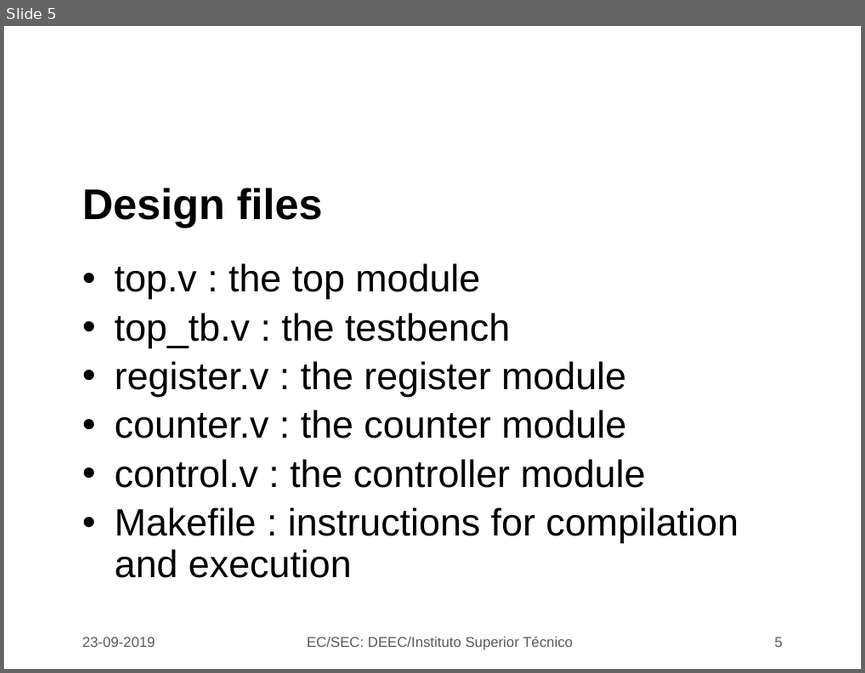
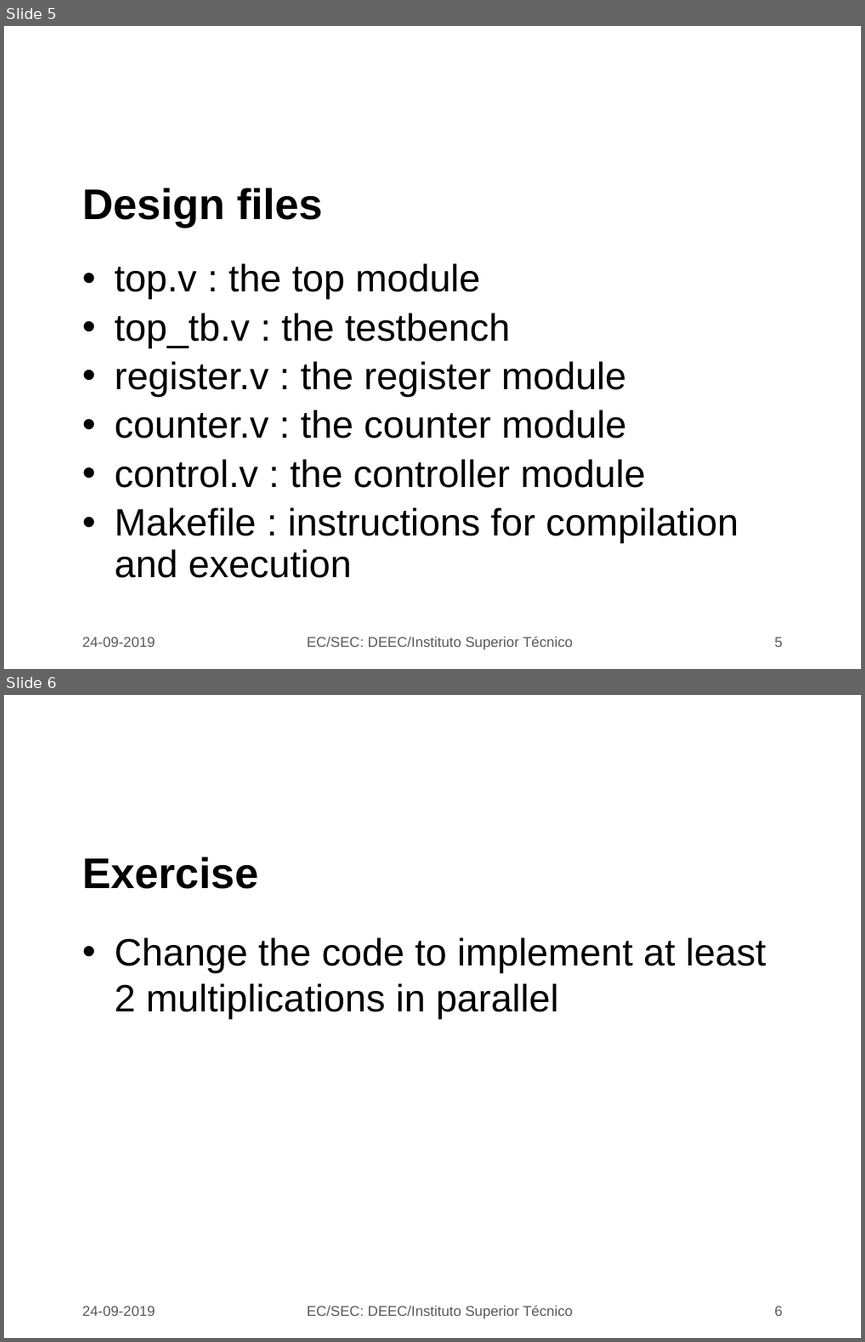
Before and after one commit to jjts/ist-sec, a slide deck: lectures/l2_verilog/l2.odp. Shown one above the other, each under a label of ours: slide 5 before the commit, slides 5 and 6 after it. The pictures are 865x673 and 865x1342 pixels, drawn with LibreOffice and Linux fonts; fonts in the diff are those of the drawing; background and template pictures are left out. Boxes give left, top, right and bottom in pixels: in the first picture for what was removed or moved away, otherwise in the second. Text is boxed around its words. In the diff, an @@ line names an element or a change of style, - is before the commit and + after.

```diff
--- a/lectures/l2_verilog/l2.odp
+++ b/lectures/l2_verilog/l2.odp
@@ slide 6 added at bbox=[4, 695, 861, 1338], background picture (left out) @@
@@ title added at bbox=[82, 857, 258, 889], 36 pt, text #000000, bold @@
+Exercise
@@ text added at bbox=[114, 937, 766, 1019], 32 pt, text #000000 @@
+• Change the code to implement at least 2 multiplications in parallel
@@ text added at bbox=[82, 1305, 155, 1315], 12 pt, text #595959 @@
+24-09-2019
@@ text added at bbox=[307, 1304, 573, 1319], 12 pt, text #595959 @@
+EC/SEC: DEEC/Instituto Superior Técnico
@@ page number added at bbox=[774, 1305, 782, 1315], 12 pt, text #595959 @@
+6
@@ slide 5 changed as well @@
@@ text at bbox=[82, 636, 155, 646]: text changed @@
-23-09-2019
+24-09-2019
```
Also in this commit, not shown: 4 other slides changed, 1 other file.
